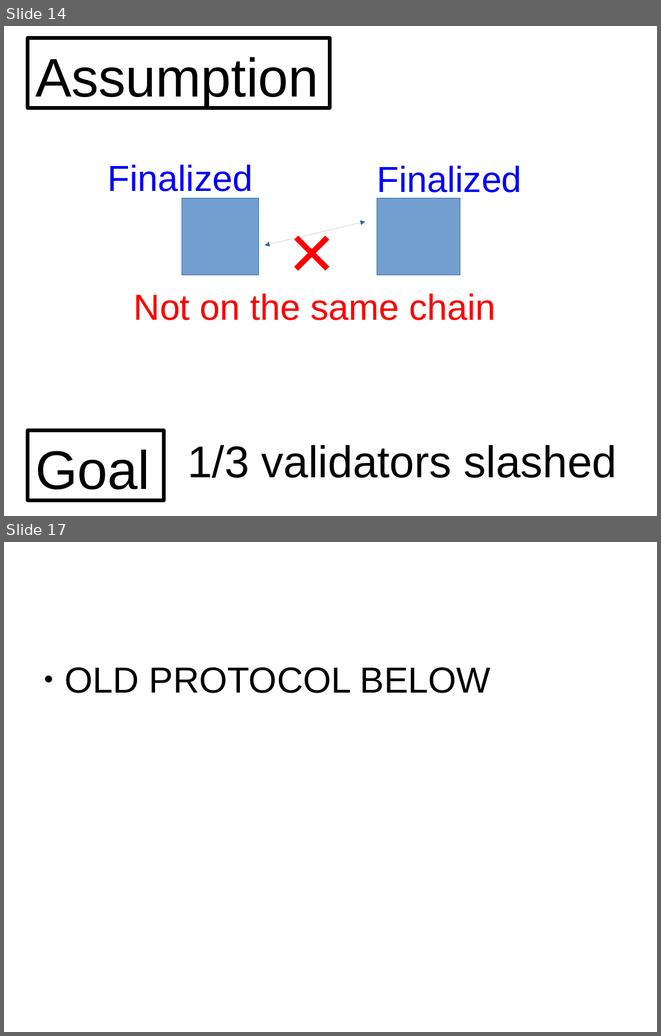
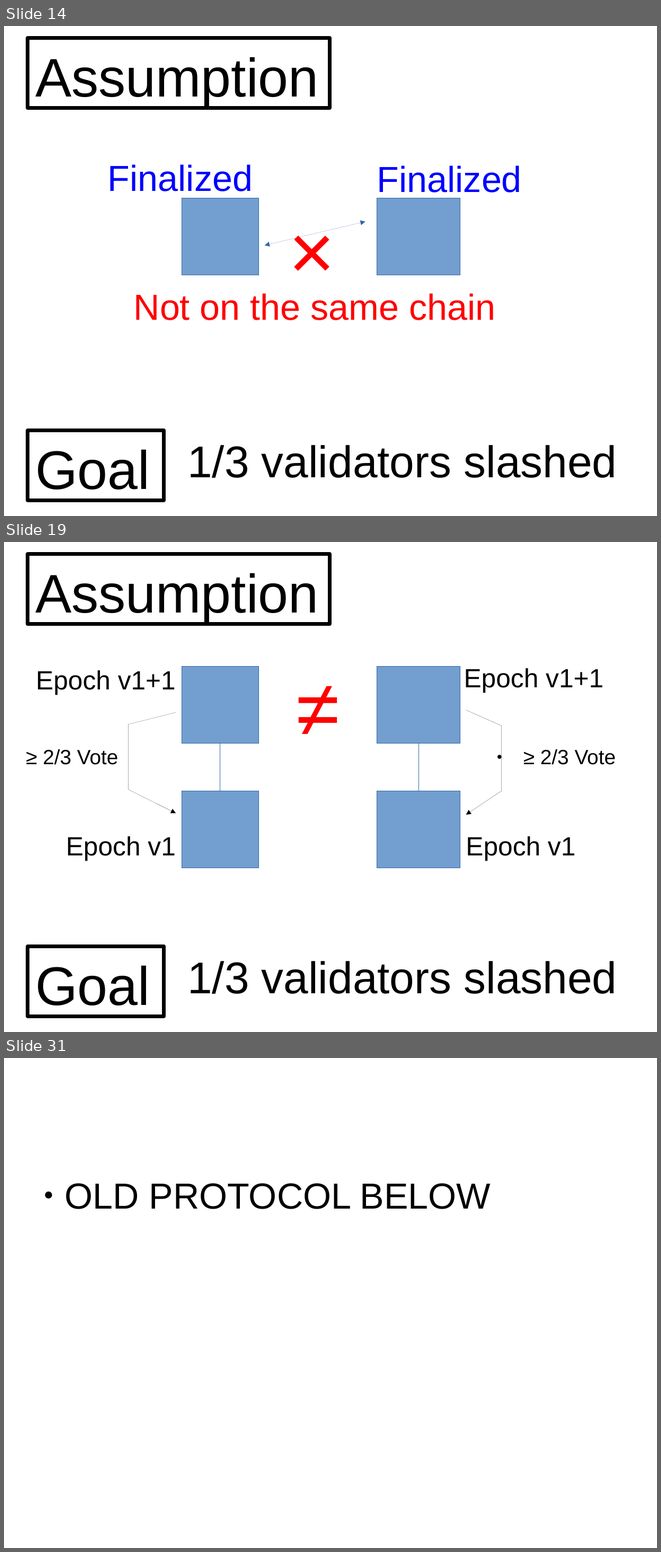
Before and after one commit to palmskog/pos, a slide deck: slide.odp. Shown one above the other, each under a label of ours: slides 14 and 17 before the commit, slides 14, 19 and 31 after it; the slides between them are not shown. The pictures are 661x1036 and 661x1552 pixels, drawn with LibreOffice and Linux fonts; fonts in the diff are those of the drawing. Boxes give left, top, right and bottom in pixels: in the first picture for what was removed or moved away, otherwise in the second. Text is boxed around its words. In the diff, an @@ line names an element or a change of style, - is before the commit and + after.

```diff
--- a/slide.odp
+++ b/slide.odp
@@ slide 19 added at [4,542,657,1032], background #FFFFFF @@
@@ rectangle added at [28,554,330,624], outline #000000 4.31 pt, 66 pt, text #000000 @@
+Assumption
@@ rectangle added at [182,667,259,743], fill #729FCF, outline #3465A4 0 pt @@
@@ text added at [276,654,360,761], 96 pt, text #FF0000 @@
+≠
@@ rectangle added at [377,667,460,743], fill #729FCF, outline #3465A4 0 pt @@
@@ text added at [464,668,603,692], 32 pt, text #000000 @@
+Epoch v1+1
@@ text added at [36,670,176,695], 32 pt, text #000000 @@
+Epoch v1+1
@@ freeform shape added at [129,713,176,813], outline #000000 0 pt @@
@@ freeform shape added at [466,709,502,814], outline #000000 0 pt @@
@@ elbow line added from (220, 791) to (220, 743), #3465A4 0 pt @@
@@ elbow line added from (419, 791) to (419, 743), #3465A4 0 pt @@
@@ text added at [43,749,118,765], 25 pt, text #000000 @@
+● ≥ 2/3 Vote
@@ text added at [540,749,616,765], 25 pt, text #000000 @@
+● ≥ 2/3 Vote
@@ rectangle added at [182,791,259,868], fill #729FCF, outline #3465A4 0 pt @@
@@ rectangle added at [377,791,460,868], fill #729FCF, outline #3465A4 0 pt @@
@@ text added at [66,836,175,861], 32 pt, text #000000 @@
+Epoch v1
@@ text added at [466,836,575,861], 32 pt, text #000000 @@
+Epoch v1
@@ rectangle added at [28,946,164,1016], outline #000000 4.31 pt, 66 pt, text #000000 @@
+Goal
@@ text added at [187,961,617,994], 54 pt, text #000000 @@
+1/3 validators slashed
@@ what was slide 17 is now slide 31 @@
```
Also in this commit, not shown: 13 other slides added.
